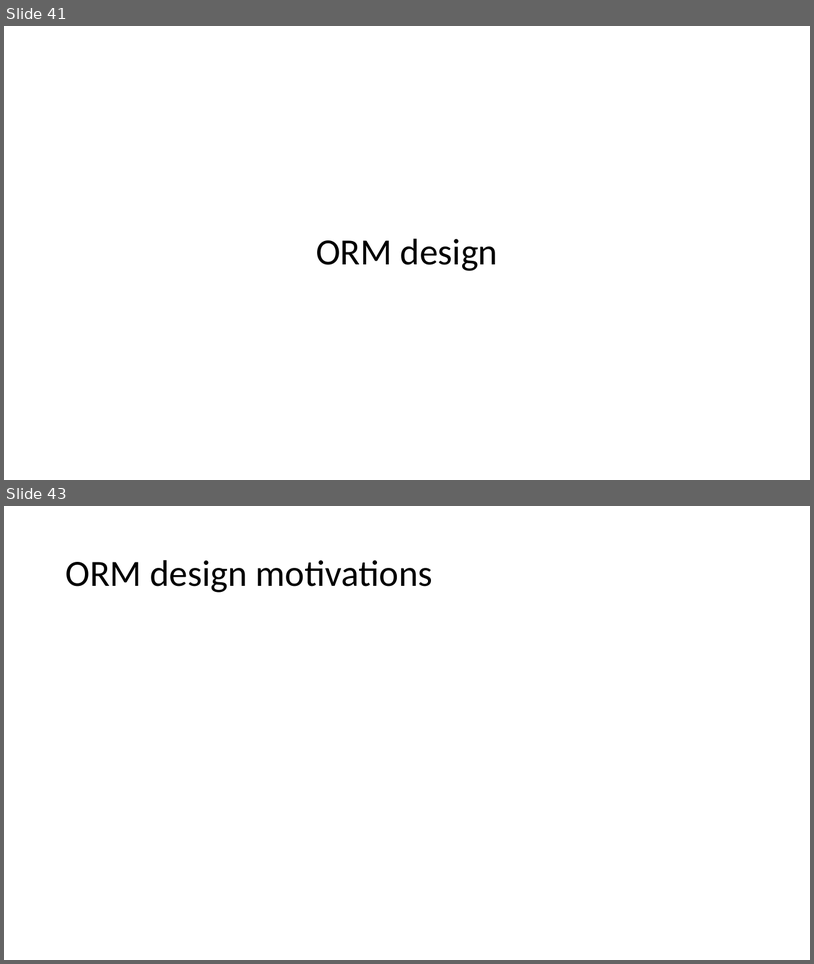
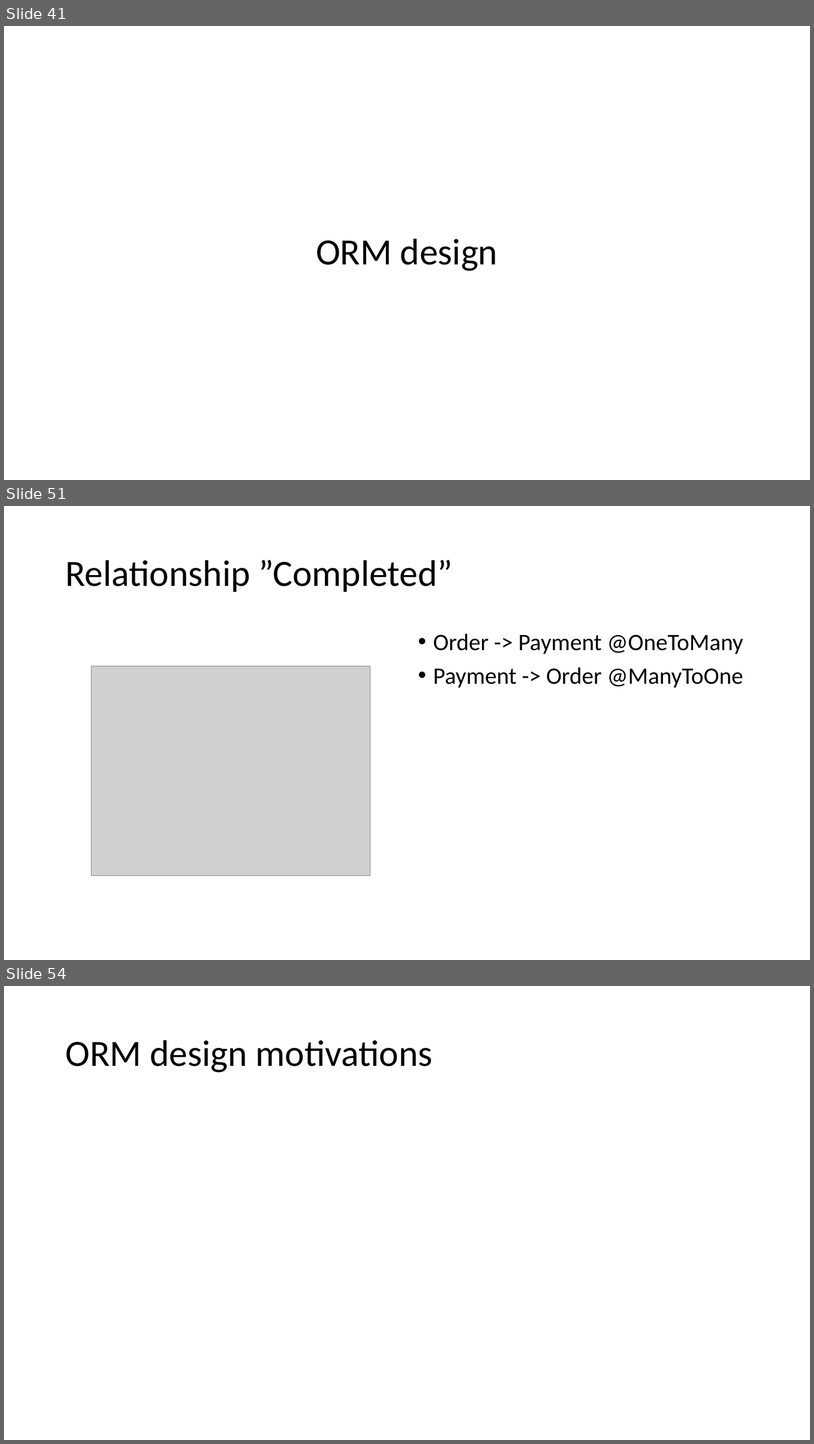
Before and after one commit to matteovisotto/DB2-SirianiVisotto, a slide deck: Documentation.pptx. Shown one above the other, each under a label of ours: slides 41 and 43 before the commit, slides 41, 51 and 54 after it; the slides between them are not shown. The pictures are 814x964 and 814x1444 pixels, drawn with LibreOffice and Linux fonts; fonts in the diff are those of the drawing; grey boxes stand for pictures. Boxes give left, top, right and bottom in pixels: in the first picture for what was removed or moved away, otherwise in the second. Text is boxed around its words. In the diff, an @@ line names an element or a change of style, - is before the commit and + after.

```diff
--- a/Documentation.pptx
+++ b/Documentation.pptx
@@ slide 51 added at bbox=[4, 506, 810, 960], background #FFFFFF @@
@@ title added at bbox=[65, 559, 453, 592], 44 pt, text #000000 @@
+Relationship ”Completed”
@@ text added at bbox=[434, 633, 744, 688], 28 pt, text #000000 @@
+• Order -> Payment @OneToMany
+• Payment -> Order @ManyToOne
@@ picture added at bbox=[91, 666, 370, 876] @@
@@ what was slide 43 is now slide 54 @@
```
Also in this commit, not shown: 4 slides changed, 16 other slides added, 1 slide removed, 2 other files.
